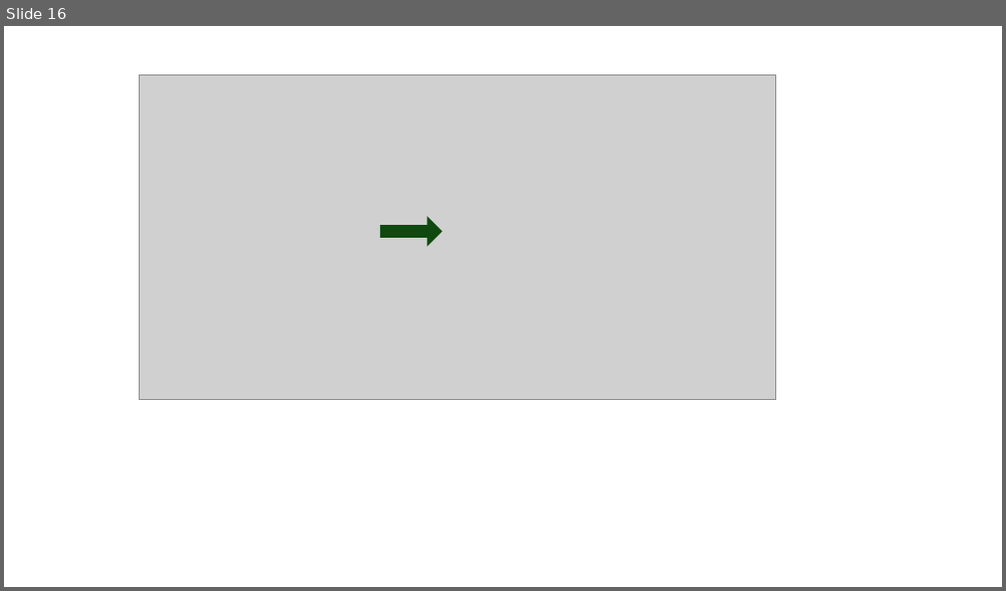
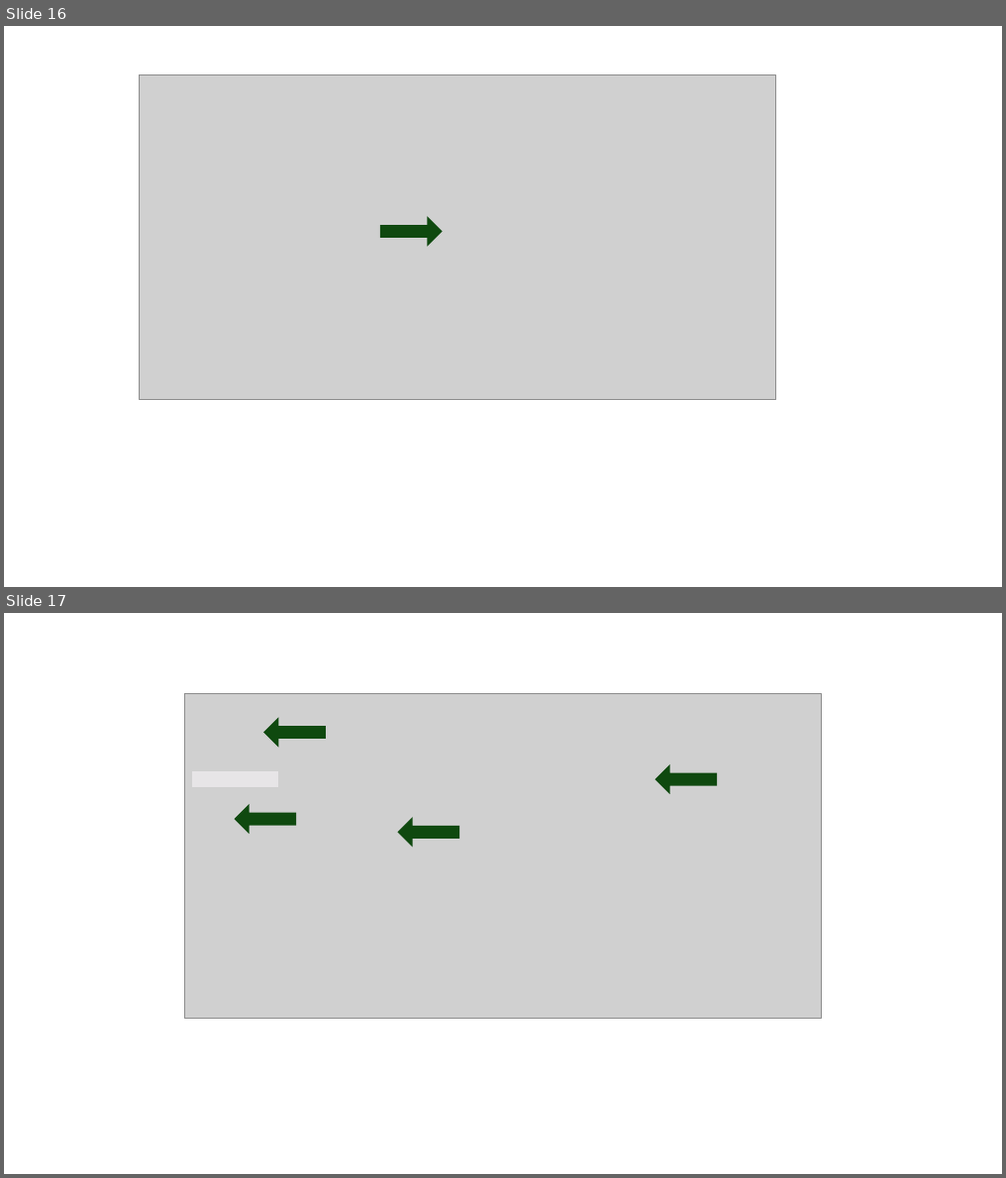
Before and after one commit to rcmcooperative/rcm-crm, a slide deck: assets/images/training-screenshots.pptx. Shown one above the other, each under a label of ours: slide 16 before the commit, slides 16 and 17 after it. The pictures are 1006x591 and 1006x1178 pixels, drawn with LibreOffice and Linux fonts; fonts in the diff are those of the drawing; grey boxes stand for pictures. Boxes give left, top, right and bottom in pixels: in the first picture for what was removed or moved away, otherwise in the second. Text is boxed around its words. In the diff, an @@ line names an element or a change of style, - is before the commit and + after.

```diff
--- a/assets/images/training-screenshots.pptx
+++ b/assets/images/training-screenshots.pptx
@@ slide 17 added at bbox=[4, 613, 1002, 1174], background #FFFFFF @@
@@ picture added at bbox=[185, 693, 822, 1018] @@
@@ right arrow added at bbox=[264, 719, 325, 746], fill #0F490F, outline #0F490F 1.5 pt @@
@@ rectangle added at bbox=[193, 772, 277, 786], fill #E7E5E7, outline #E7E5E7 1.5 pt @@
@@ right arrow added at bbox=[656, 766, 716, 792], fill #0F490F, outline #0F490F 1.5 pt @@
@@ right arrow added at bbox=[236, 806, 295, 833], fill #0F490F, outline #0F490F 1.5 pt @@
@@ right arrow added at bbox=[399, 819, 458, 845], fill #0F490F, outline #0F490F 1.5 pt @@
```
Also in this commit, not shown: 3 other slides added, 2 slides removed, 1 other file.
